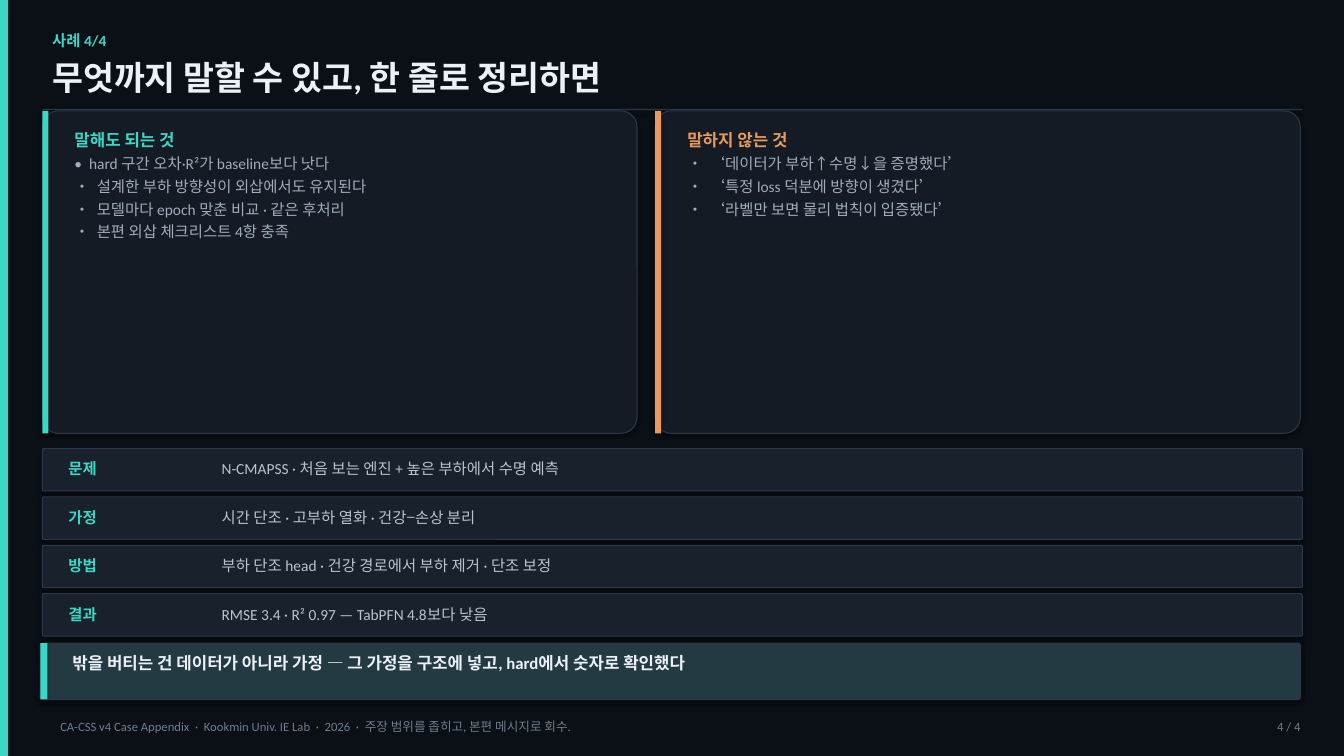
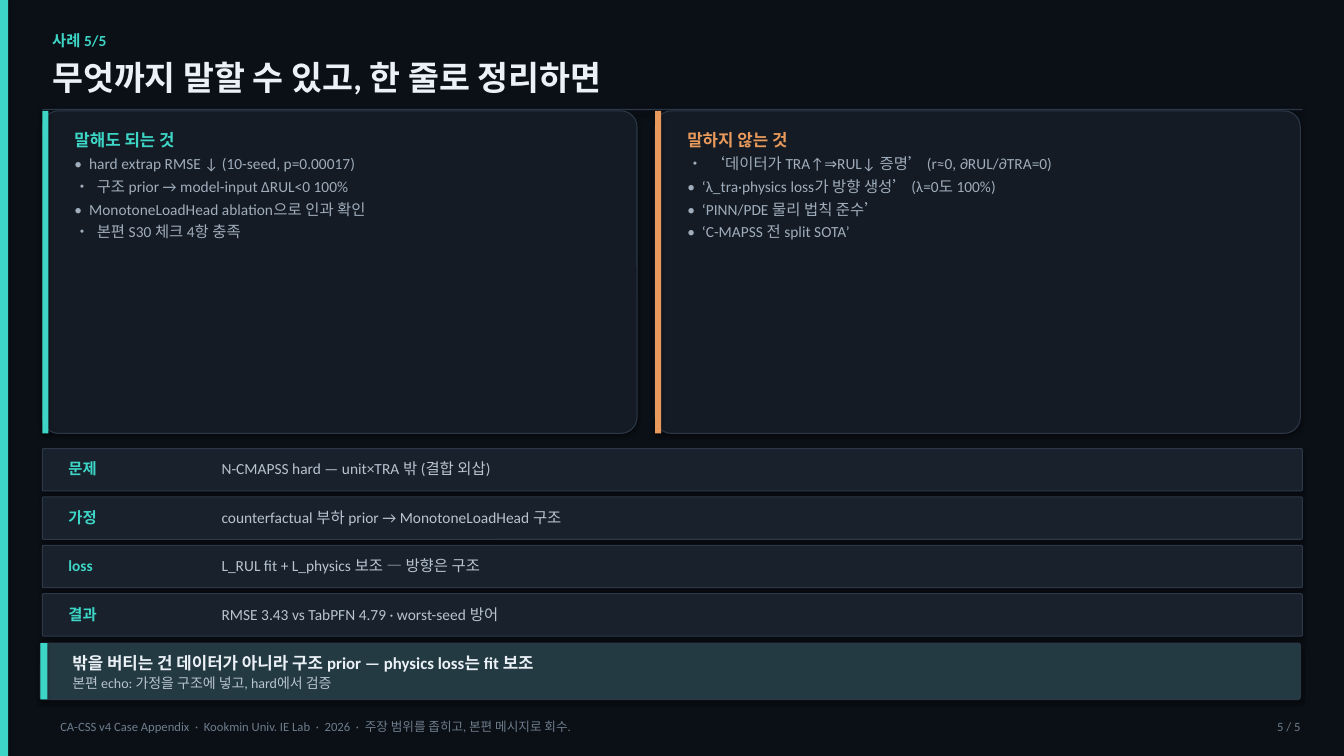
Before and after one commit to amumujs-create/literec_study, a slide deck: slide 5 of extrapolation-papers/외삽_50분_사례_CA-CSS_v4_부록.pptx (slide 4 before the commit). Drawn at 1344x756 pixels with LibreOffice and Linux fonts; fonts in the diff are those of the drawing. Boxes give left, top, right and bottom in pixels: in the first picture for what was removed or moved away, otherwise in the second. Text is boxed around its words. In the diff, an @@ line names an element or a change of style, - is before the commit and + after.

```diff
--- a/extrapolation-papers/외삽_50분_사례_CA-CSS_v4_부록.pptx
+++ b/extrapolation-papers/외삽_50분_사례_CA-CSS_v4_부록.pptx
@@ text at [52, 33, 106, 48]: text changed @@
-사례 4/4
+사례 5/5
@@ text at [89, 158, 365, 238]: text changed @@
-• hard 구간 오차·R²가 baseline보다 낫다
-• 설계한 부하 방향성이 외삽에서도 유지된다
-• 모델마다 epoch 맞춘 비교 · 같은 후처리
-• 본편 외삽 체크리스트 4항 충족
+• hard extrap RMSE ↓ (10-seed, p=0.00017)
+• 구조 prior → model-input ΔRUL<0 100%
+• MonotoneLoadHead ablation으로 인과 확인
+• 본편 S30 체크 4항 충족
@@ text at [702, 156, 1052, 240]: text changed @@
-• ‘데이터가 부하↑수명↓을 증명했다’
-• ‘특정 loss 덕분에 방향이 생겼다’
-• ‘라벨만 보면 물리 법칙이 입증됐다’
+• ‘데이터가 TRA↑⇒RUL↓ 증명’ (r≈0, ∂RUL/∂TRA=0)
+• ‘λ_tra·physics loss가 방향 생성’ (λ=0도 100%)
+• ‘PINN/PDE 물리 법칙 준수’
+• ‘C-MAPSS 전 split SOTA’
@@ text at [222, 461, 490, 476]: text changed @@
-N-CMAPSS · 처음 보는 엔진 + 높은 부하에서 수명 예측
+N-CMAPSS hard — unit×TRA 밖 (결합 외삽)
@@ text at [222, 510, 561, 526]: text changed @@
-시간 단조 · 고부하 열화 · 건강−손상 분리
+counterfactual 부하 prior → MonotoneLoadHead 구조
@@ text at [68, 560, 92, 571]: text changed @@
-방법
+loss
@@ text at [222, 558, 480, 574]: text changed @@
-부하 단조 head · 건강 경로에서 부하 제거 · 단조 보정
+L_RUL fit + L_physics 보조 — 방향은 구조
@@ text at [222, 607, 498, 621]: text changed @@
-RMSE 3.4 · R² 0.97 — TabPFN 4.8보다 낮음
+RMSE 3.43 vs TabPFN 4.79 · worst-seed 방어
@@ text at [72, 655, 534, 690]: text changed @@
-밖을 버티는 건 데이터가 아니라 가정 — 그 가정을 구조에 넣고, hard에서 숫자로 확인했다
+밖을 버티는 건 데이터가 아니라 구조 prior — physics loss는 fit 보조
+본편 echo: 가정을 구조에 넣고, hard에서 검증
@@ text at [1277, 723, 1300, 731]: text changed @@
-4 / 4
+5 / 5
```
Also in this commit, not shown: 3 other slides changed, 1 slide added, 19 other files.
